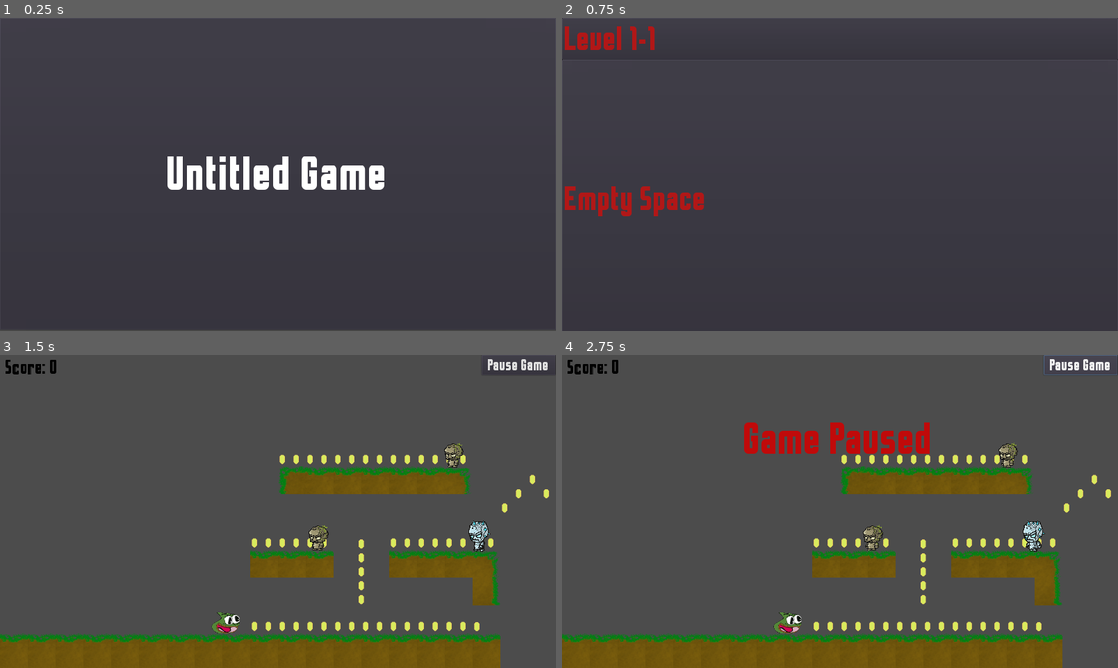
Above: before the commit, frames 1-4 (two rows, left to right).
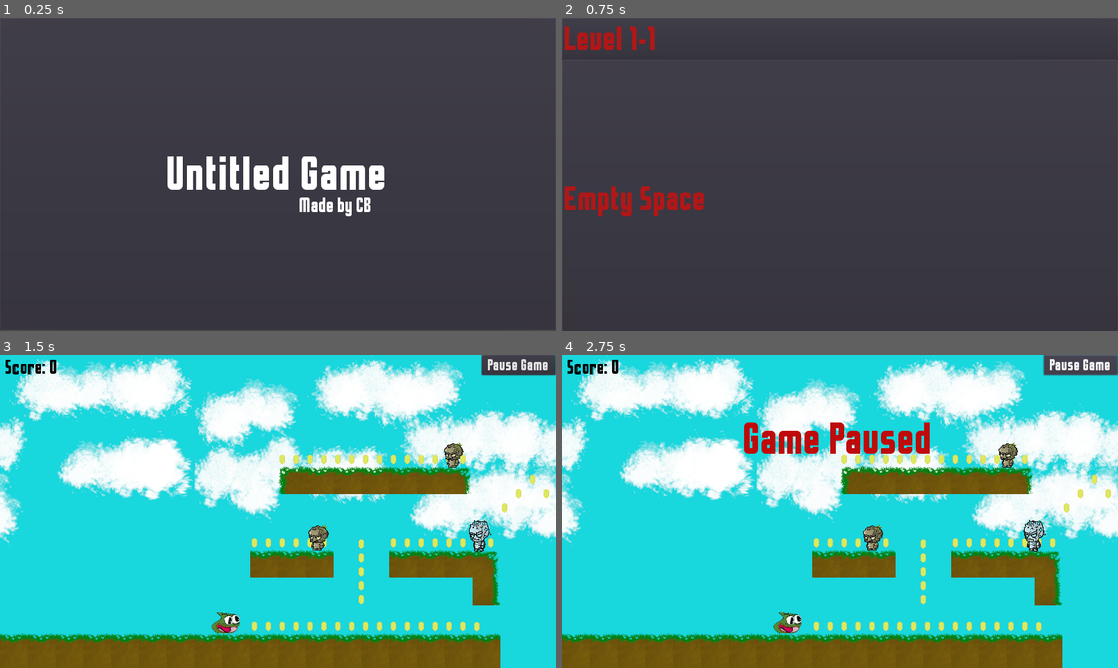
Above: after the commit, the same moments.

Repository: cbenally183/Test-Game
Game: Godot game, scene res://Menu.tscn
Two runs of this game, one before a commit and one after it. Both use one fixed random seed, a clock stepped at 60 frames per second and the inputs below.
Inputs:
- Up to frame 1 (0.25 s): no input
- Up to frame 2 (0.75 s): click "Untitled Game" at 0.5 s
- Up to frame 3 (1.5 s): click "Level 1-1" at 1.25 s
- Up to frame 4 (2.75 s): click "Pause Game" at 2 s

The runs differ from the first frame. In frame 1, 0.4% of the frame differs, in the area x 53-67%, y 57-64%; in frame 2, nothing differs; in frame 3, 83%, in the area x 0-100%, y 0-100%; in frame 4, 81%.

Commit message:
new items

Diff:
--- a/Menu.tscn
+++ b/Menu.tscn
@@ -7,6 +7,10 @@
 [sub_resource type="DynamicFont" id=1]
 size = 98
 outline_color = Color( 0, 0, 0, 1 )
+font_data = ExtResource( 2 )
+
+[sub_resource type="DynamicFont" id=2]
+size = 40
 font_data = ExtResource( 2 )
 
 [node name="Control" type="Control"]
@@ -23,4 +27,12 @@
 custom_colors/font_color = Color( 1, 1, 1, 1 )
 text = "Untitled Game"
 script = ExtResource( 3 )
+
+[node name="Label" type="Label" parent="Node2D"]
+margin_left = 689.895
+margin_top = 407.211
+margin_right = 882.895
+margin_bottom = 456.211
+custom_fonts/font = SubResource( 2 )
+text = "Made by CB"
 [connection signal="pressed" from="Node2D/MenuButton" to="Node2D/MenuButton" method="_on_Button_pressed"]
--- a/World.tscn
+++ b/World.tscn
@@ -252,8 +252,6 @@
 
 [node name="background" type="StaticBody2D" parent="."]
 pause_mode = 2
-editor/display_folded = true
-visible = false
 script = ExtResource( 2 )
 
 [node name="Sky" type="Sprite" parent="background"]
@@ -266,6 +264,14 @@
 
 [node name="Sky2" type="Sprite" parent="background"]
 position = Vector2( 1408, 40 )
+texture = ExtResource( 3 )
+
+[node name="Sky4" type="Sprite" parent="background"]
+position = Vector2( 2687, 40 )
+texture = ExtResource( 3 )
+
+[node name="Sky5" type="Sprite" parent="background"]
+position = Vector2( 3967, 32.3965 )
 texture = ExtResource( 3 )
 
 [node name="Player" type="KinematicBody2D" parent="."]
@@ -1305,7 +1311,7 @@
 position = Vector2( 720.175, 280 )
 scale = Vector2( 0.166982, 0.164938 )
 frames = SubResource( 5 )
-frame = 8
+frame = 12
 playing = true
 
 [node name="CollisionShape2D2" type="CollisionShape2D" parent="enemies/5Head"]
@@ -1327,7 +1333,6 @@
 position = Vector2( 148, 81.2227 )
 scale = Vector2( 0.13177, 0.13505 )
 frames = SubResource( 5 )
-frame = 20
 playing = true
 
 [node name="CollisionShape2D2" type="CollisionShape2D" parent="enemies/5Head2"]
@@ -1349,7 +1354,7 @@
 position = Vector2( -224.086, 96.738 )
 scale = Vector2( 0.126852, 0.103998 )
 frames = SubResource( 7 )
-frame = 17
+frame = 4
 playing = true
 
 [node name="CollisionShape2D" type="CollisionShape2D" parent="enemies/Billy"]
@@ -1372,7 +1377,7 @@
 position = Vector2( 87.2688, -90 )
 scale = Vector2( 0.119923, 0.100888 )
 frames = SubResource( 7 )
-frame = 17
+frame = 4
 playing = true
 
 [node name="CollisionShape2D" type="CollisionShape2D" parent="enemies/Billy2"]
Not shown: 1 places in Menu.tscn that only renumber resources
Not shown: 2 places in World.tscn that only renumber resources
